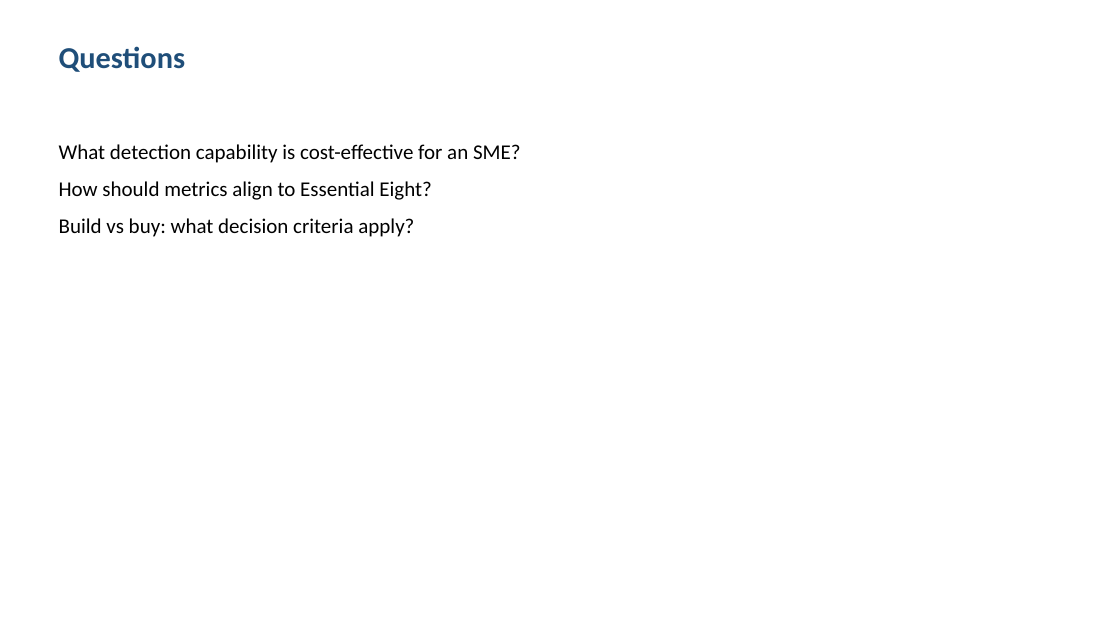
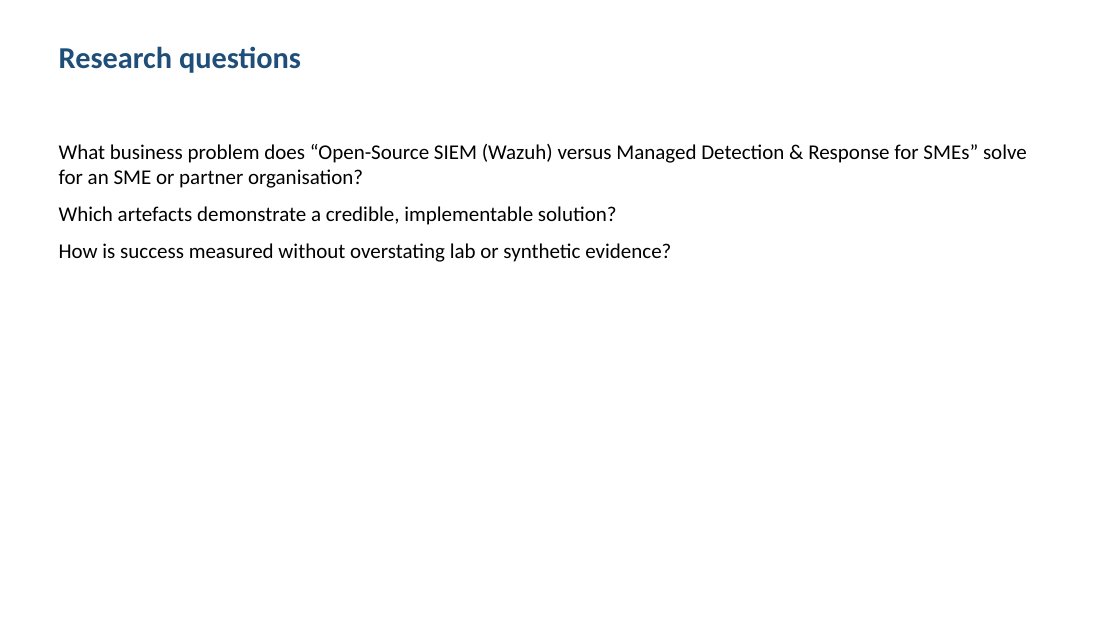
Before and after one commit to shohrabniaz/wazuh-vs-mdr-for-smes, a slide deck: slide 2 of Final_Submission/02_Presentation.pptx. Drawn at 1120x630 pixels with LibreOffice and Linux fonts; fonts in the diff are those of the drawing. Boxes give left, top, right and bottom in pixels: in the first picture for what was removed or moved away, otherwise in the second. Text is boxed around its words. In the diff, an @@ line names an element or a change of style, - is before the commit and + after.

```diff
--- a/Final_Submission/02_Presentation.pptx
+++ b/Final_Submission/02_Presentation.pptx
@@ text at (x1=59, y1=46, x2=301, y2=73): text changed @@
-Questions
+Research questions
@@ text at (x1=59, y1=144, x2=1027, y2=262): text changed @@
-What detection capability is cost-effective for an SME?
-How should metrics align to Essential Eight?
-Build vs buy: what decision criteria apply?
+What business problem does “Open-Source SIEM (Wazuh) versus Managed Detection & Response for SMEs” solve for an SME or partner organisation?
+Which artefacts demonstrate a credible, implementable solution?
+How is success measured without overstating lab or synthetic evidence?
```
Also in this commit, not shown: 3 other slides changed, 12 other files.
